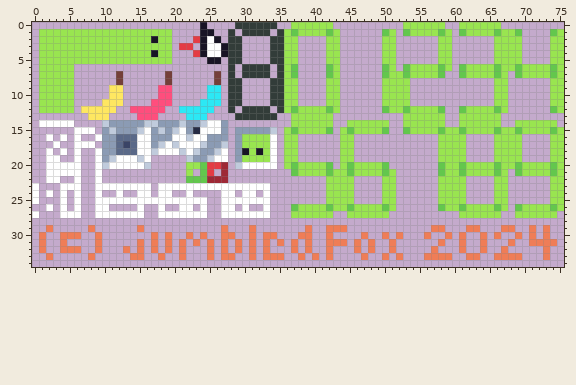
Two versions of one sprite sheet, assets/snaeksheet.png. The picture above is the old version.
The file is 76x35 pixels.
After:
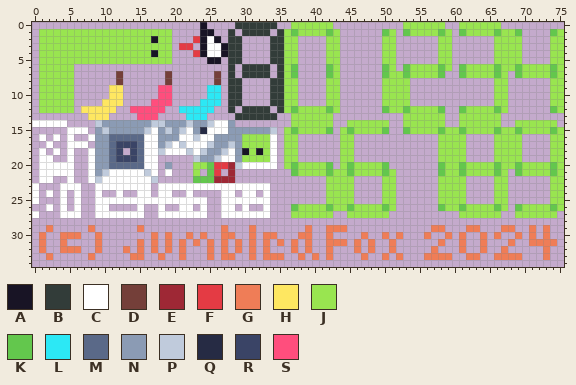
Palette (. is transparent): A #181425  B #323c39  C #ffffff  D #743f39  E #9e2835  F #e43b44  G #ef7d57  H #fee761  J #99e550  K #63c74d  L #2ce8f5  M #5a6988  N #8b9bb4  P #c0cbdc  Q #262b44  R #3a4466  S #ff4e7d
What changed:
@@ x 0..30 @@
 13 ........HHH....SSS....LLL....BB
-14 .CCCCC....PNNNNNPPNNNPNNPCCN...
-15 ......CCC.NPNNNPCNPNPCNQCCCN.NN
-16 ..C.C.C..CNNMMMCCNNNCCPCCNNN.NJ
-17 ...C..CCC.NNMRMCCNPCPCCCPNNP.NJ
-18 ..C.C.C..CNNMMMCCPCCCPCPNNPC.NA
-19 ..CC..C..CNPCCCPC.....PNNPCC.NJ
-20 ..CCCCC..CPCCCCCP.....JJKFFE.PC
-21 ..CCCCC..C............J.KF.E...
-22 ..CC..C..C............KKKEEE...
+14 CCCCC....PNNNNNNNPPNNNPNNPCCN..
+15 .....CCC.NPNNNNNPCNPNPCNQCCCNNN
+16 .C.C.C..CNNMMMMMCCNNNCCPCCNNNNJ
+17 ..C..CCC.NNMRRRMCCNPCPCCCPNNPNJ
+18 .C.C.C..CNNMR.RMCCPCCCPCPNNPCNA
+19 .CC..C..CNNMRRRMCC.....PNNPCCNJ
+20 .CCCCC..CNNMMMMMCC.N...JJKFFEPC
+21 .CCCCC..CNPCCCCCPC.C...J.KF.E..
+22 .CC..C..CPCCCCCCCP.....KKKEEE..
 23 C...CCC..CCCCCCCC.CCCCCCCCCCCCC
Where, in picture pixels (left, top, right, bottom), the same in both pictures:
changed: (32, 120, 235, 183)
